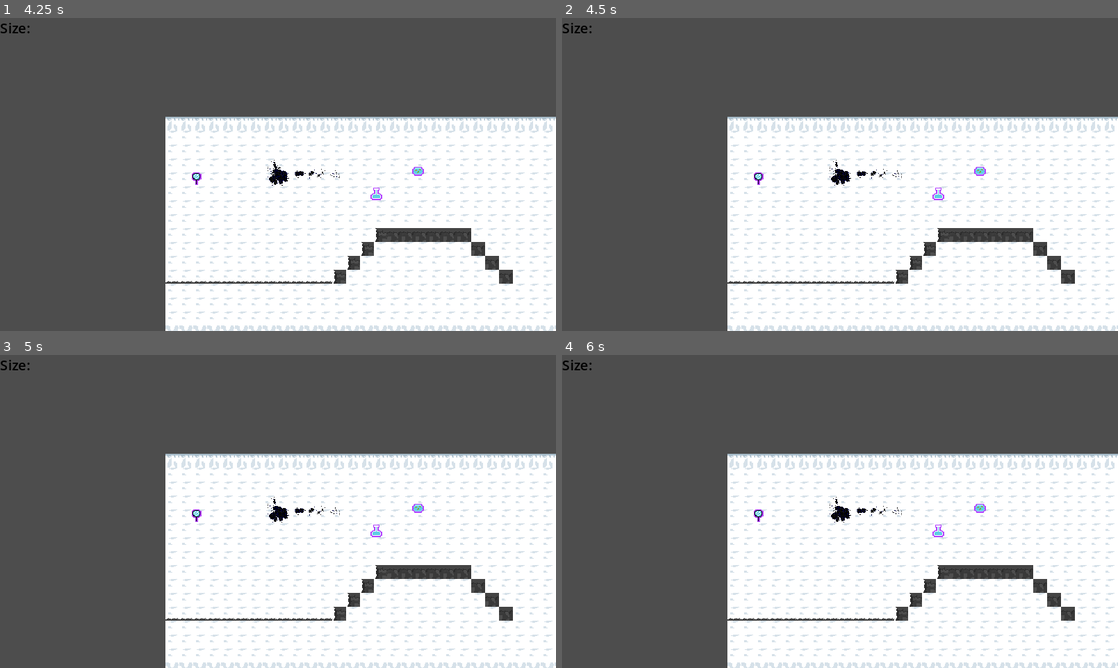
Above: before the commit, frames 1-4 (two rows, left to right).
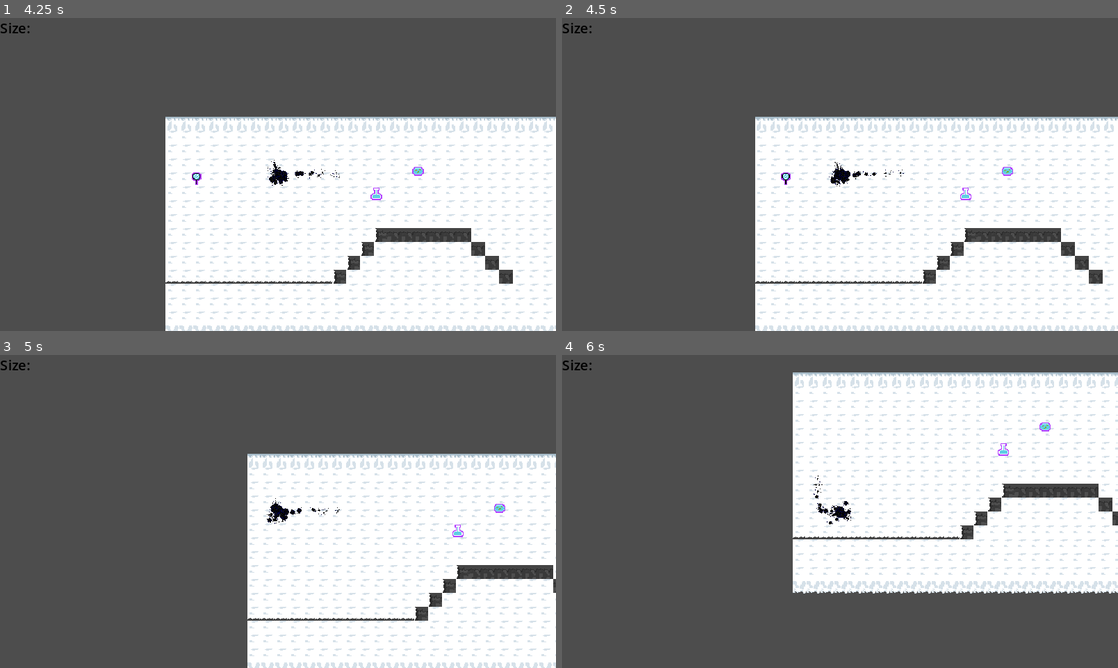
Above: after the commit, the same moments.

Repository: BenBenBenB/godot-testing-2d
Game: Godot game, scene res://scene/level/autorunner.tscn
Two runs of this game, one before a commit and one after it. Both use one fixed random seed, a clock stepped at 60 frames per second and the inputs below. This scene is started directly instead of the project's main scene.
Inputs:
- Up to frame 1 (4.25 s): hold D (move_right) 0.53-1.28 s; hold S (move_down) 1.28-2.03 s; hold D (move_right) 2.03-2.78 s; hold W (move_up) 2.78-3.53 s; hold A (move_left) from 3.53 s (still down); tap Escape (pause) at 4.15 s
- Up to frame 2 (4.5 s): keep holding A (move_left)
- Up to frame 3 (5 s): keep holding A (move_left)
- Up to frame 4 (6 s): release A (move_left) at 5.03 s; hold S (move_down) 5.03-5.78 s; hold D (move_right) from 5.78 s (still down)

Frame 1 is identical in both runs. In frame 2, 7.1% of the frame differs, in the area x 29-100%, y 31-100%; in frame 3, 17%; in frame 4, 45%, in the area x 29-100%, y 5-100%.
Error before the commit: Invalid access to property or key 'scroll_speed' on a base object of type 'Nil'. (res://script/entities/test_player.gd:24)
Error after the commit: Invalid access to property or key 'scroll_speed' on a base object of type 'Nil'. (res://script/entities/player_blackhole.gd:24)

Commit message:
add death screen

Diff:
--- a/project.godot
+++ b/project.godot
@@ -24,8 +24,8 @@
 
 window/size/viewport_width=640
 window/size/viewport_height=360
-window/size/window_width_override=1920
-window/size/window_height_override=1080
+window/size/window_width_override=1280
+window/size/window_height_override=720
 window/stretch/mode="canvas_items"
 
 [input]
--- a/scene/entity/test_player.tscn
+++ b/scene/entity/player_blackhole.tscn
@@ -1,6 +1,6 @@
 [gd_scene load_steps=8 format=3 uid="uid://dev35xoudhei"]
 
-[ext_resource type="Script" path="res://script/entities/test_player.gd" id="1_n271h"]
+[ext_resource type="Script" path="res://script/entities/player_blackhole.gd" id="1_n271h"]
 [ext_resource type="Texture2D" uid="uid://dueoobtmouswf" path="res://assets/sprite/antimatter_particles.png" id="1_o4mia"]
 
 [sub_resource type="CircleShape2D" id="CircleShape2D_u1pb8"]
@@ -49,7 +49,7 @@
 anim_speed_min = 1.0
 anim_speed_max = 1.0
 
-[node name="CharacterBody2D" type="CharacterBody2D" groups=["Player"]]
+[node name="PlayerBlackhole" type="CharacterBody2D" groups=["Player", "player"]]
 texture_filter = 1
 collision_layer = 7
 script = ExtResource("1_n271h")
--- a/scene/level/autorunner.tscn
+++ b/scene/level/autorunner.tscn
@@ -2,7 +2,7 @@
 
 [ext_resource type="Texture2D" uid="uid://bdrvtre8fd6eq" path="res://assets/tileset/pulkitverma/Snow_tileset.png" id="1_s6umb"]
 [ext_resource type="Texture2D" uid="uid://du21v34y0pk6h" path="res://assets/tileset/pulkitverma/Dark_Gloomy_Ground_tileset.png" id="2_aqxln"]
-[ext_resource type="PackedScene" uid="uid://dev35xoudhei" path="res://scene/entity/test_player.tscn" id="3_v8igq"]
+[ext_resource type="PackedScene" uid="uid://dev35xoudhei" path="res://scene/entity/player_blackhole.tscn" id="3_v8igq"]
 [ext_resource type="PackedScene" uid="uid://btofm7mdpmx3r" path="res://scene/entity/generic_food.tscn" id="4_ywd7m"]
 
 [sub_resource type="TileSetAtlasSource" id="TileSetAtlasSource_k2gti"]
--- a/scene/level/level_01.gd
+++ b/scene/level/level_01.gd
@@ -1,4 +1,10 @@
 extends Level
+
+@onready var player_blackhole: PlayerBlackhole = $PlayerBlackhole
 
 func _ready() -> void:
 	super()
+	player_blackhole.stop_scroll.connect(stop_scroll)
+
+func stop_scroll():
+	scroll_speed = 0.0
--- a/scene/level/level_01.tscn
+++ b/scene/level/level_01.tscn
@@ -6,7 +6,7 @@
 [ext_resource type="Texture2D" uid="uid://c1in4eh161pu5" path="res://assets/tileset/background_sprite_sheet.png" id="2_sb0f7"]
 [ext_resource type="Texture2D" uid="uid://b1bbx5kt7pg2p" path="res://assets/tileset/level_design.png" id="2_xbfkq"]
 [ext_resource type="Texture2D" uid="uid://b03hqib6trlwm" path="res://assets/tileset/shroom_background.png" id="3_4403k"]
-[ext_resource type="PackedScene" uid="uid://dev35xoudhei" path="res://scene/entity/test_player.tscn" id="5_arufi"]
+[ext_resource type="PackedScene" uid="uid://dev35xoudhei" path="res://scene/entity/player_blackhole.tscn" id="5_arufi"]
 [ext_resource type="PackedScene" uid="uid://dqnurckrapc3f" path="res://scene/entity/trigger_box.tscn" id="6_ietob"]
 [ext_resource type="Script" path="res://script/entities/end_trigger.gd" id="7_fcsdi"]
 [ext_resource type="Script" path="res://script/entities/mushroom_trigger.gd" id="8_ctgmh"]
@@ -113,7 +113,7 @@
 [sub_resource type="LabelSettings" id="LabelSettings_gq3t0"]
 font_color = Color(0, 0, 0, 1)
 
-[node name="Level" type="Node2D"]
+[node name="Level" type="Node2D" groups=["level"]]
 process_mode = 1
 script = ExtResource("1_mwkm8")
 level_id = 1
@@ -167,11 +167,11 @@
 current_level = NodePath("..")
 tilemap = NodePath("../SmallMainTileMap")
 
-[node name="CharacterBody2D" parent="." node_paths=PackedStringArray("current_level") groups=["player"] instance=ExtResource("5_arufi")]
+[node name="PlayerBlackhole" parent="." node_paths=PackedStringArray("current_level") instance=ExtResource("5_arufi")]
 position = Vector2(2818, 110)
 current_level = NodePath("..")
 
-[node name="testingCamera2D" type="Camera2D" parent="CharacterBody2D"]
+[node name="testingCamera2D" type="Camera2D" parent="PlayerBlackhole"]
 enabled = false
 zoom = Vector2(1.4, 1.4)
 
@@ -238,4 +238,4 @@
 [node name="Generic bad eat5" parent="." instance=ExtResource("14_y86k8")]
 position = Vector2(389, 168)
 
-[connection signal="stop_scroll" from="CharacterBody2D" to="Camera2D" method="stop_scroll"]
+[connection signal="stop_scroll" from="PlayerBlackhole" to="Camera2D" method="stop_scroll"]
--- a/scene/level/level_02.tscn
+++ b/scene/level/level_02.tscn
@@ -1,7 +1,7 @@
 [gd_scene load_steps=5 format=3 uid="uid://c54m08gugew1i"]
 
 [ext_resource type="Script" path="res://script/classes/level.gd" id="1_t2a0g"]
-[ext_resource type="PackedScene" uid="uid://dev35xoudhei" path="res://scene/entity/test_player.tscn" id="3_awf55"]
+[ext_resource type="PackedScene" uid="uid://dev35xoudhei" path="res://scene/entity/player_blackhole.tscn" id="3_awf55"]
 [ext_resource type="PackedScene" uid="uid://btofm7mdpmx3r" path="res://scene/entity/generic_food.tscn" id="3_l51dj"]
 [ext_resource type="AudioStream" uid="uid://fcl5ccg4jrl6" path="res://assets/music/01 - rat-boss_mad scientist music.mp3" id="4_iqnhy"]
 
--- a/scene/level/test_level.tscn
+++ b/scene/level/test_level.tscn
@@ -1,7 +1,7 @@
 [gd_scene load_steps=4 format=3 uid="uid://cvh3br6b3hwir"]
 
-[ext_resource type="PackedScene" uid="uid://dev35xoudhei" path="res://scene/entity/test_player.tscn" id="1_8qquq"]
-[ext_resource type="PackedScene" uid="uid://0f4itcoh0tyx" path="res://scene/entity/player_top_down.tscn" id="2_0nfc0"]
+[ext_resource type="PackedScene" uid="uid://dev35xoudhei" path="res://scene/entity/player_blackhole.tscn" id="1_8qquq"]
+[ext_resource type="PackedScene" path="res://scene/entity/player_top_down.tscn" id="2_0nfc0"]
 [ext_resource type="PackedScene" uid="uid://btofm7mdpmx3r" path="res://scene/entity/generic_food.tscn" id="2_1h083"]
 
 [node name="Node2D" type="Node2D"]
--- a/scene/main.tscn
+++ b/scene/main.tscn
@@ -42,10 +42,12 @@
 position = Vector2(148, 435)
 
 [node name="UIMain" type="CanvasLayer" parent="."]
+process_mode = 3
 
 [node name="MainMenu" parent="UIMain" instance=ExtResource("2_acwq4")]
 
 [node name="PauseMenu" parent="UIMain" instance=ExtResource("4_r2tqv")]
+process_mode = 0
 visible = false
 
 [node name="DeathMenu" parent="UIMain" instance=ExtResource("5_aw3yp")]
--- a/scene/ui/death_menu.gd
+++ b/scene/ui/death_menu.gd
@@ -1,4 +1,8 @@
 extends Control
+class_name DeathMenu
+
+signal RestartLevel()
+signal ExitLevel()
 
 @export var hover_particle : AnimatedSprite2D
 
@@ -17,18 +21,22 @@
 		hover_particle.visible = false
 		hover_particle.stop()
 
-func _on_continue_button_pressed():
-	#unpause, hides pause menu
-	hide()
-	get_tree().paused = false
-
-
 func _on_menu_button_pressed():
-	#load menu scene
-	pass # Replace with function body.
-
+	deactivate()
+	ExitLevel.emit()
 
 func _on_retry_button_pressed():
-	#reload current scene
-	get_tree().paused = false
-	get_tree().reload_current_scene()
+	deactivate()
+	RestartLevel.emit()
+
+func deactivate() -> void:
+	hide()
+	set_process(false)
+	set_process_input(false)
+	set_process_unhandled_input(false)
+
+func activate() -> void:
+	show()
+	set_process(true)
+	set_process_input(true)
+	set_process_unhandled_input(true)
--- a/scene/ui/death_menu.tscn
+++ b/scene/ui/death_menu.tscn
@@ -82,12 +82,9 @@
 [node name="hover particle" parent="ColorRect/HBoxContainer" instance=ExtResource("3_bi2ty")]
 visible = false
 
-[connection signal="focus_entered" from="ColorRect/HBoxContainer/RetryButton" to="." method="_on_button_focus_entered" binds= ["RetryButton"]]
 [connection signal="focus_exited" from="ColorRect/HBoxContainer/RetryButton" to="." method="_on_button_focus_exited"]
-[connection signal="mouse_entered" from="ColorRect/HBoxContainer/RetryButton" to="." method="_on_button_focus_entered" binds= ["RetryButton"]]
 [connection signal="mouse_exited" from="ColorRect/HBoxContainer/RetryButton" to="." method="_on_button_focus_exited"]
 [connection signal="pressed" from="ColorRect/HBoxContainer/RetryButton" to="." method="_on_retry_button_pressed"]
-[connection signal="focus_entered" from="ColorRect/HBoxContainer/MenuButton" to="." method="_on_button_focus_entered" binds= ["MenuButton"]]
 [connection signal="focus_exited" from="ColorRect/HBoxContainer/MenuButton" to="." method="_on_button_focus_exited"]
-[connection signal="mouse_entered" from="ColorRect/HBoxContainer/MenuButton" to="." method="_on_button_focus_entered" binds= ["MenuButton"]]
 [connection signal="mouse_exited" from="ColorRect/HBoxContainer/MenuButton" to="." method="_on_button_focus_exited"]
+[connection signal="pressed" from="ColorRect/HBoxContainer/MenuButton" to="." method="_on_menu_button_pressed"]
--- a/scene/ui/main_menu.tscn
+++ b/scene/ui/main_menu.tscn
@@ -6,7 +6,7 @@
 [ext_resource type="AudioStream" uid="uid://dsb85bjxex0dc" path="res://assets/music/03 - menu_game jam test 1.mp3" id="3_67hhc"]
 [ext_resource type="PackedScene" uid="uid://cg2matkx410x5" path="res://scene/ui/hover_particle.tscn" id="7_giq17"]
 
-[node name="MainMenu" type="Control" groups=["MainMenu"]]
+[node name="MainMenu" type="Control"]
 layout_mode = 3
 anchors_preset = 15
 anchor_right = 1.0
--- a/scene/ui/pause_menu.tscn
+++ b/scene/ui/pause_menu.tscn
@@ -4,7 +4,7 @@
 [ext_resource type="Script" path="res://scene/ui/pause_menu.gd" id="2_6pl23"]
 [ext_resource type="PackedScene" uid="uid://cg2matkx410x5" path="res://scene/ui/hover_particle.tscn" id="3_45hui"]
 
-[node name="PauseMenu" type="Control" node_paths=PackedStringArray("hover_particle") groups=["pause menu"]]
+[node name="PauseMenu" type="Control" node_paths=PackedStringArray("hover_particle")]
 process_mode = 2
 layout_mode = 3
 anchors_preset = 15
--- a/script/classes/state_machine.gd
+++ b/script/classes/state_machine.gd
@@ -21,6 +21,7 @@
 
 func on_child_transitioned(new_state_in: State) -> void:
 	var new_state = states.get(new_state_in.name.to_lower())
+	print(new_state.name)
 	if new_state == null:
 		push_warning("Called transition to a state that does not exist.")
 	elif new_state != current_state:
--- a/script/entities/test_player.gd
+++ b/script/entities/player_blackhole.gd
@@ -1,4 +1,8 @@
 extends CharacterBody2D
+class_name PlayerBlackhole
+
+signal died_to_death()
+signal stop_scroll()
 
 #level
 @export var current_level: Level
@@ -13,22 +17,20 @@
 const max_size: float = 100
 const max_scale: float = 3.0
 const min_scale: float = 0.5
-var dead : bool = false
-
-#UI
-#@onready var size_text: Label = $"CanvasLayer/Size Label"
-
+var dead: bool = false
 
 func _ready():
 	#get info from level and update the UI
 	scroll_speed = current_level.scroll_speed
 	auto_forward = true
-	#updateUI()
 	#initialise player scale
 	var ratio: float = (size / max_size) * (max_scale - min_scale) + min_scale
 	scale = Vector2(ratio, ratio)
 	#set start position
 	position = Vector2(32, 128)
+
+func is_dead():
+	return dead
 
 func get_input():
 	var input_dir = Input.get_vector("move_left", "move_right", "move_up", "move_down")
@@ -43,8 +45,6 @@
 		scale = Vector2(ratio, ratio)
 		#This is to prevent the player from growing too big physically and get stuck in the level
 
-	#updateUI()
-
 	if food_value < 0:
 		player_hurt()
 
@@ -53,43 +53,37 @@
 		player_die()
 
 func _process(delta):
+	if dead:
+		return player_die()
 	# this makes the player move with the camera
 	# you will get stuck on obstacles if you try to move only backwards though somehow
 	var delta_x = scroll_speed * delta
 	left_wall += delta_x
 	if auto_forward:
 		position.x += delta_x
-	if position.x < left_wall and not is_on_wall():
+	if position.x < left_wall and not _is_being_pushed_left():
 		position = Vector2(delta_x + left_wall, position.y)
-	if position.x < left_wall:
-		LevelManager.unload_level() # replace with a proper player_died method
+	if position.x < left_wall - 3:
+		player_die()
 
-	#detect game pausing input
-	if Input.is_action_just_released("pause"):
-		get_tree().paused = true
-		get_node("%pause_menu").show()
+func _is_being_pushed_left():
+	return is_on_wall() and get_wall_normal().x < 1
 
-@warning_ignore("unused_parameter")
-func _physics_process(delta):
-	if !dead:
+func _physics_process(_delta):
+	if not dead:
 		get_input()
 	if is_on_wall():
 		var normal = get_wall_normal()
 		if normal.x < 1:
 			position += normal * wall_bump_distance
 			auto_forward = false
-	if !dead:
+	if not dead:
 		move_and_slide()
-
-#func updateUI():
-	#size_text.text = str("Size: ", size)
 
 func player_hurt():
 	#Need to show player that it hurted
 	#Mainly just play visual and audio effects
 	pass
-
-signal stop_scroll
 
 func player_die():
 	#make player explode (play particle effect)
@@ -97,6 +91,8 @@
 	dead = true
 	scroll_speed = 0
 	#tell camera to stop scrolling
-	emit_signal("stop_scroll")
-	#show death screen
-	get_node("%death_menu").show()
+	stop_scroll.emit()
+	died_to_death.emit()
+	set_process(false)
+	set_process_input(false)
+	set_process_unhandled_input(false)
--- a/script/state/game_ui/death_screen.gd
+++ b/script/state/game_ui/death_screen.gd
@@ -1,3 +1,26 @@
 extends State
 class_name DeathScreen
 # can go back to start of current level, or to main menu
+
+@onready var main_menu_screen = $"../MainMenuScreen"
+@onready var level_active_screen = $"../LevelActiveScreen"
+
+@onready var death_menu: DeathMenu = $"../../UIMain/DeathMenu"
+
+
+func _ready():
+	death_menu.RestartLevel.connect(restart_level)
+	death_menu.ExitLevel.connect(go_to_menu)
+
+func enter():
+	death_menu.activate()
+
+func exit():
+	death_menu.deactivate()
+
+func go_to_menu():
+	Transitioned.emit(main_menu_screen)
+
+func restart_level():
+	LevelManager.restart_level()
+	Transitioned.emit(level_active_screen)
--- a/script/state/game_ui/level_active_screen.gd
+++ b/script/state/game_ui/level_active_screen.gd
@@ -2,19 +2,18 @@
 class_name LevelActiveScreen
 # can pause, die, or finish the level
 
+# states
 @onready var death_screen = $"../DeathScreen"
 @onready var pause_menu_screen = $"../PauseMenuScreen"
 @onready var victory_screen = $"../VictoryScreen"
-
+# nodes
 @onready var pause_timer: Timer = $"../../PauseTimer"
 
+func _ready():
+	pass
+
 func _can_pause():
-	print(pause_timer.is_stopped())
 	return pause_timer.is_stopped()
-
-func enter():
-	pass
-	# todo: set up player death signal
 
 func exit():
 	pass
@@ -24,6 +23,11 @@
 		and Input.is_action_just_pressed("pause") \
 		and not Input.is_action_just_released("pause"):
 		Transitioned.emit(pause_menu_screen)
+
+	var player = get_tree().get_first_node_in_group("Player")
+	if is_instance_of(player, PlayerBlackhole) and player.is_dead():
+		player_died()
+
 
 func player_died():
 	Transitioned.emit(death_screen)
